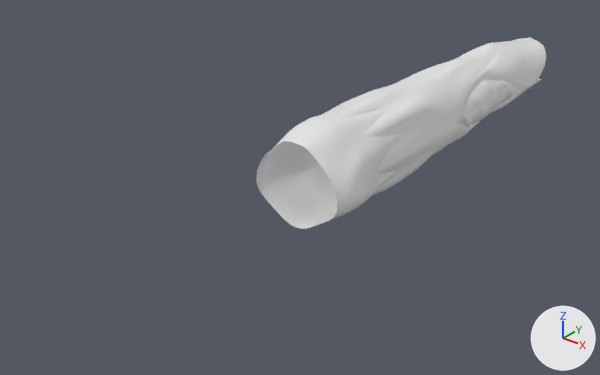
What one commit did to the FBX model Assets/New/FBX/Player/Fbx_arma_pistola.fbx.
One viewpoint serves both versions: a camera (50 mm lens) standing at (1.58, -2.41, 1.19) and looking at (-0.21, -0.18, -0.19). The lights are fixed; the arrows at lower right show +X, +Y and +Z.

In view in the first picture: 'arma_pistola'.
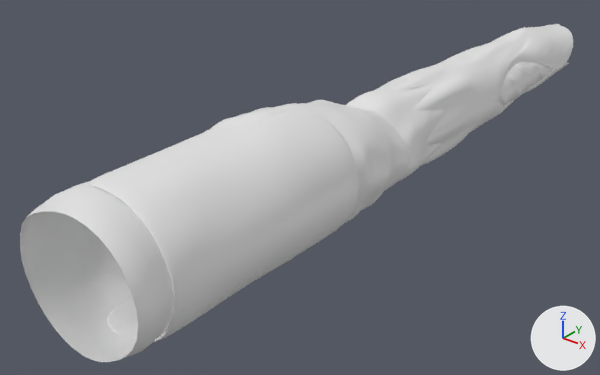
The change, as a diff of the scene's bpy script:
```diff
--- a/Assets/New/FBX/Player/Fbx_arma_pistola.fbx.py
+++ b/Assets/New/FBX/Player/Fbx_arma_pistola.fbx.py
@@ me_cylinder_039 @@
 # used by ob_arma_pistola; location = (0.0, 0.0, 0.0); rotation_euler = (1.571, 0.0, 0.0), in degrees (90, 0, 0); scale = (0.01, 0.01, 0.01)
-me_cylinder_039.from_pydata(...)  # 17881 vertices, 17509 faces; spans x -19.0..19.0, y -18.0..18.0, z -133.0..47.0
+me_cylinder_039.from_pydata(...)  # 21771 vertices, 21349 faces; spans x 0.0, y -1.0..2.0, z 0.0
+# me_cylinder_039 part 1: the loose piece of 3556 vertices spanning x -19.0..19.0, y -17.0..18.0, z 1.0..47.0 is scaled about the mesh origin by (0.01, 0.000223, -0.000156)
+# me_cylinder_039 part 2: the loose piece of 6232 vertices spanning x -16.0..16.0, y -18.0..18.0, z -133.0..25.0 is scaled about its middle by (0.01, -0.000141, 1.34e-05), then moved by (0.0, 1.0, 54.0)
+# me_cylinder_039 part 3: the loose piece of 8093 vertices spanning x -16.0..16.0, y -12.0..12.0, z -129.0..-30.0 is scaled about its middle by (0.01, 0.000473, -3.43e-05), then moved by (0.0, 1.0, 79.0)
+# me_cylinder_039 part 4: a new loose piece of 2208 vertices spanning x 0.0, y -1.0..0.0, z 0.0
+# me_cylinder_039 part 5: a new loose piece of 1410 vertices spanning x 0.0, y -1.0..0.0, z 0.0
@@ ob_arma_pistola @@
 ob_arma_pistola.location = (0.0, 0.0, 0.0)
-ob_arma_pistola.rotation_euler = (1.571, 0.0, 0.0)  # degrees (90, 0, 0)
-ob_arma_pistola.scale = (0.01, 0.01, 0.01)
```

Boxes [x1, y1, x2, y2] around the edits, measured in the pictures (600 x 375 px; the box of a moved part takes in the faces that stretch with it):
'arma_pistola', reshaped, turned, rescaled
    before: [256, 37, 546, 229]
    after: [20, 24, 573, 362]
part 1 of me_cylinder_039, moved or reshaped
    before: [256, 102, 401, 229]
    after: [346, 80, 447, 181]
part 2 of me_cylinder_039, moved or reshaped
    before: [312, 37, 546, 204]
    after: [381, 24, 573, 166]
part 3 of me_cylinder_039, moved or reshaped
    before: [456, 79, 523, 127]
    after: [494, 61, 552, 106]
part 4 of me_cylinder_039, added
    after: [20, 100, 410, 362]
part 5 of me_cylinder_039, added
    after: [87, 109, 359, 342]
